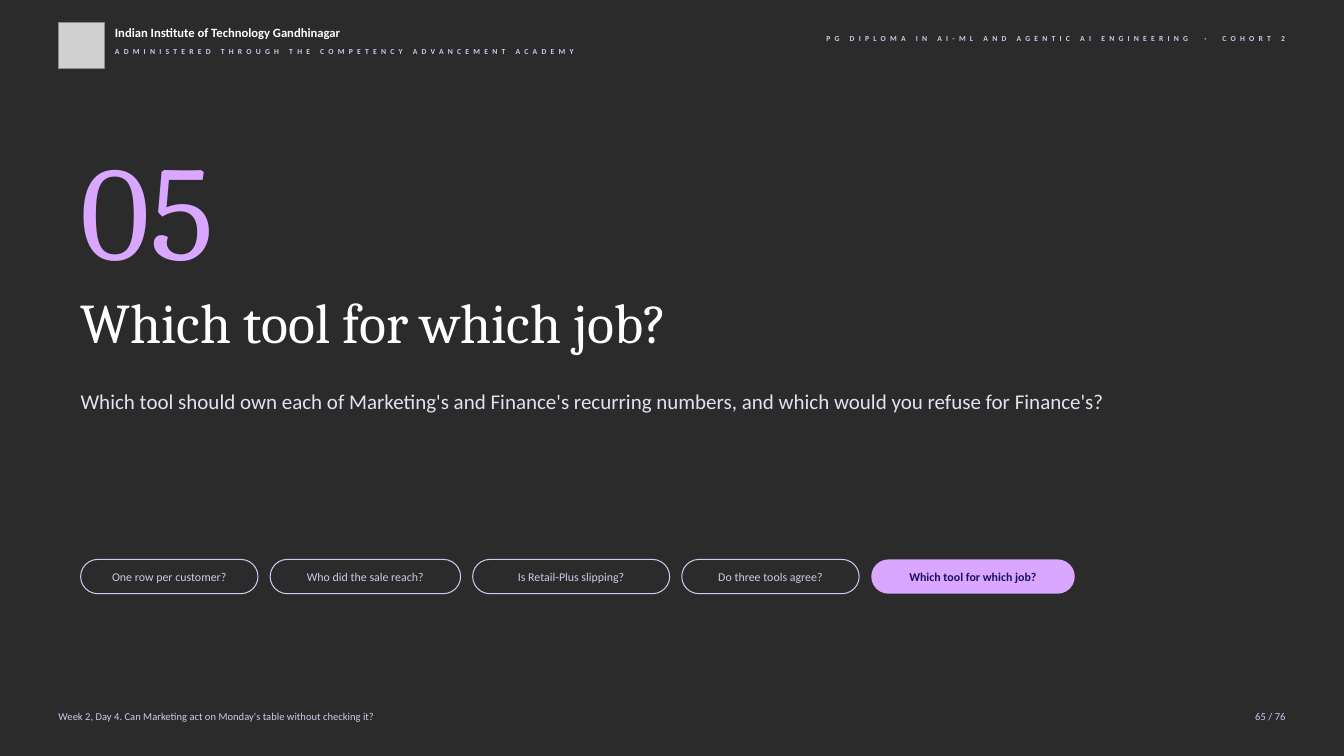
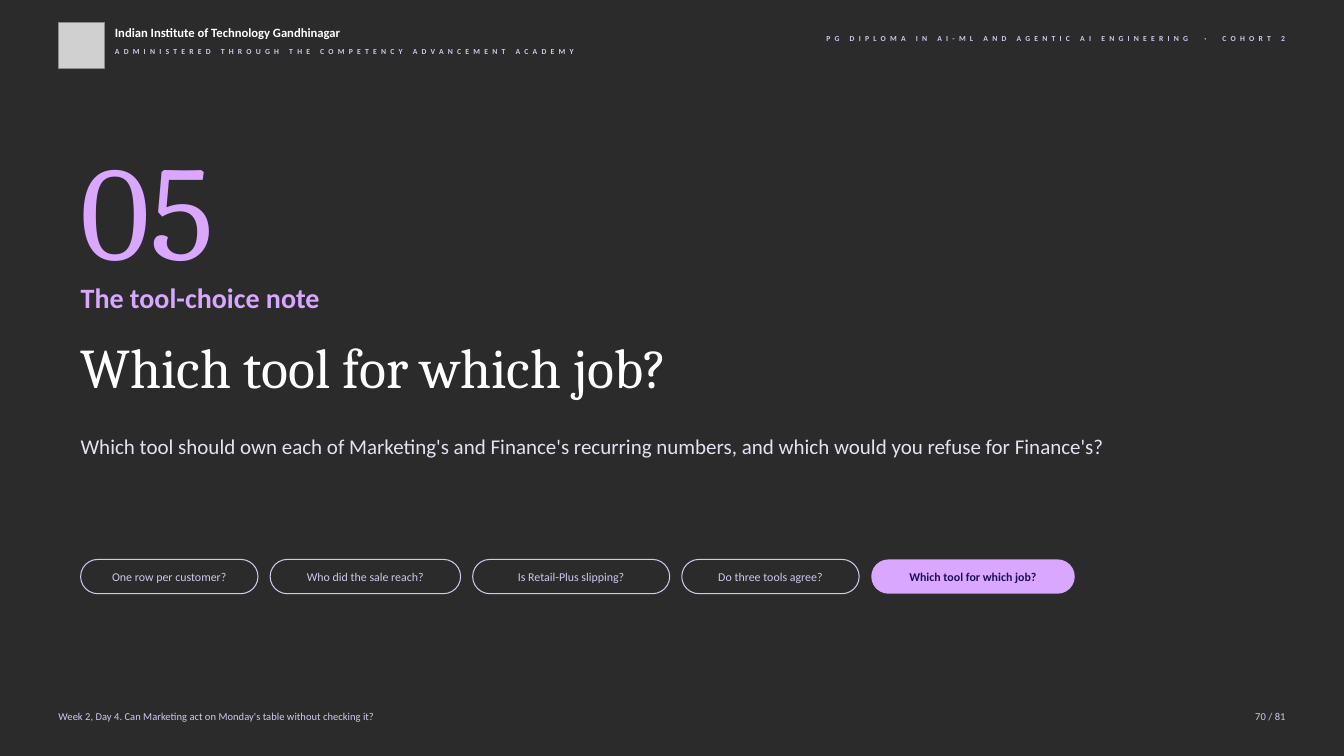
Before and after one commit to fde-academy-lab/c2-content-factory, a slide deck: slide 70 of content/W02/D4/slides/C2_W02_D04_half1_STUDENT.pptx (slide 65 before the commit). Drawn at 1344x756 pixels with LibreOffice and Linux fonts; fonts in the diff are those of the drawing; grey boxes stand for pictures; background and template pictures are left out; a plain dark background stands for a picture behind light text. Boxes give left, top, right and bottom in pixels: in the first picture for what was removed or moved away, otherwise in the second. Text is boxed around its words. In the diff, an @@ line names an element or a change of style, - is before the commit and + after.

```diff
--- a/content/W02/D4/slides/C2_W02_D04_half1_STUDENT.pptx
+++ b/content/W02/D4/slides/C2_W02_D04_half1_STUDENT.pptx
@@ text added at (x1=81, y1=288, x2=320, y2=308), 20 pt, text #D9A7FF, bold @@
+The tool-choice note
@@ text "Which tool for which job?" moved from (x1=81, y1=303, x2=668, y2=355) to (x1=81, y1=348, x2=668, y2=400) @@
@@ text "Which tool should own each ..." moved from (x1=81, y1=394, x2=1103, y2=413) to (x1=81, y1=439, x2=1103, y2=458) @@
@@ text at (x1=1255, y1=713, x2=1286, y2=720): text changed @@
-65 / 76
+70 / 81
```
Also in this commit, not shown: 75 other slides changed, 5 slides added, 3 other files.
